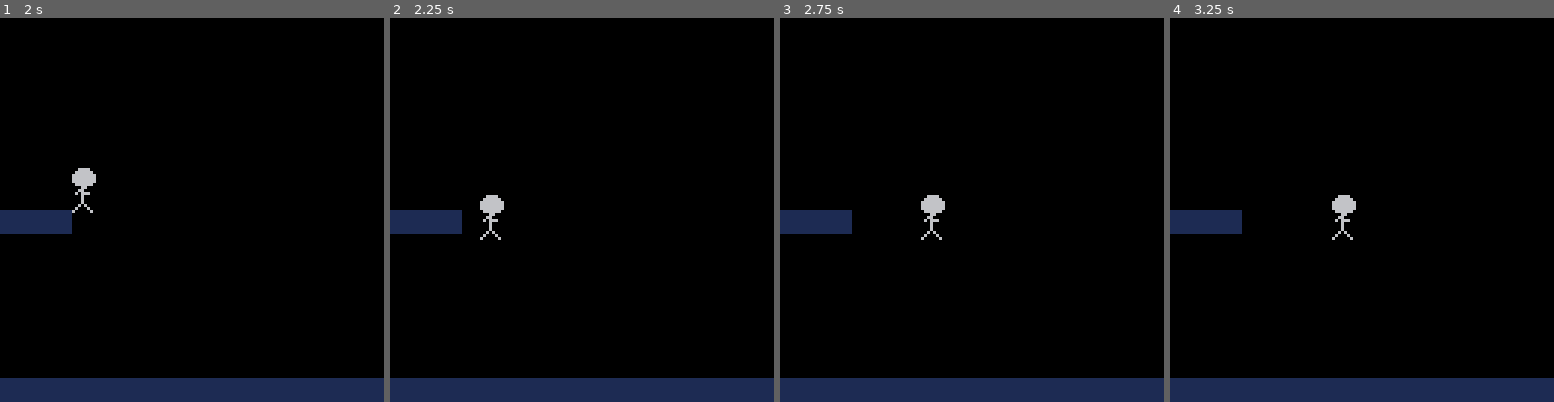
Above: before the commit, frames 1-4 (left to right).
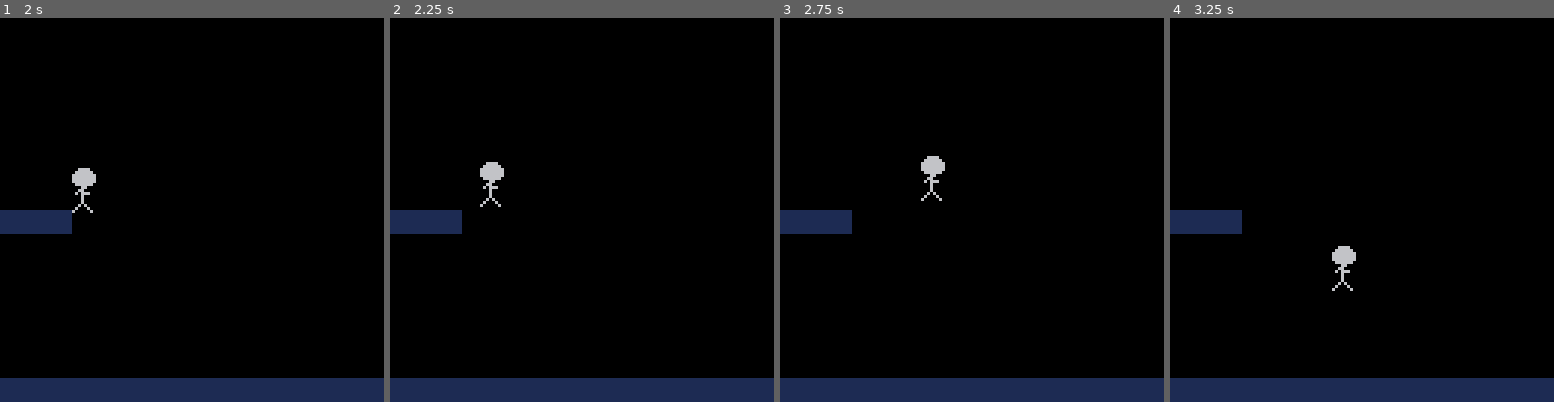
Above: after the commit, the same moments.

Repository: xMunchy/Mirror_Image
Game: PICO-8 cartridge prog.p8
Same seed, same stepped clock (60 frames per second), same inputs: the game is played once before the commit and once after it.
Inputs:
- Up to frame 1 (2 s): hold Right from 1.6 s (still down)
- Up to frame 2 (2.25 s): release Right at 2.1 s; hold Up from 2.15 s (still down)
- Up to frame 3 (2.75 s): release Up at 2.42 s; hold Right from 2.47 s (still down)
- Up to frame 4 (3.25 s): release Right at 3.03 s; hold Left from 3.08 s (still down)

Frame 1 is identical in both runs. In frame 2, 0.6% of the frame differs, in the area x 23-30%, y 37-58%; in frame 3, 0.7%; in frame 4, 0.7%, in the area x 42-49%, y 46-72%.

Commit message:
added jumping functionality
 first jump is height 16, succeeding jumps are of height 8 (if still in air).

Diff:
--- a/prog.p8
+++ b/prog.p8
@@ -14,7 +14,7 @@
  player.is_jumping = false
  player.jump_tstart = 0
  player.jump_tprev = 0
- player.jump_sp = 0 --speed
+ player.jump_h = 0 --height
   --[[
   which jump are you on?
   0 = not jumping
@@ -23,6 +23,8 @@
   3 = triple jump (can no longer jump)
   ]]
  player.njump = 0
+ player.jump1 = 16 --height of first jump
+ player.jumpxtra = 8 --height of extra jumps
 
 
  -- player static variables --
@@ -41,7 +43,7 @@
   return false
  end
  if player.njump == 2 and
-    player.can_triplej then
+    not player.can_triplej then
   return false
  end
  return true
@@ -52,18 +54,24 @@
  player.jump_tprev = time()
  player.is_jumping = true
  if player.njump==0 then
-  player.jump_sp = 16
+  player.jump_h = player.jump1
  else
-  player.jump_sp = 8
+  player.jump_h = player.jumpxtra
  end
+ player.y -= 1
+ player.njump += 1
 end
 
 function jump()
  local dt = time() - player.jump_tprev
- if dt > 0.5 then
-  --do some jumping
-
+ if dt > 0.005 and
+    player.jump_h > 0
+ then --do some jumping
+  player.y -= 2
+  player.jump_h -= 1
+  player.jump_tprev = time()
  end
+ if(player.jump_h==0) player.is_jumping = false
 end
 
 function fall()
@@ -73,7 +81,7 @@
  if fget(mget(x1,y),0) or
     fget(mget(x2,y),0)
  then
-  player.is_jumping = false
+  player.njump = 0
  else
   if(not player.is_jumping) player.y += 1
  end
@@ -82,8 +90,8 @@
 function _update60()
  if(btn(0)) player.x -= 1
  if(btn(1)) player.x += 1
- if(btn(2)) then
-  if(can_jump()) start_jump()
+ if btnp(2) and can_jump() then
+  start_jump()
  end
  if(player.is_jumping) jump()
  fall()
